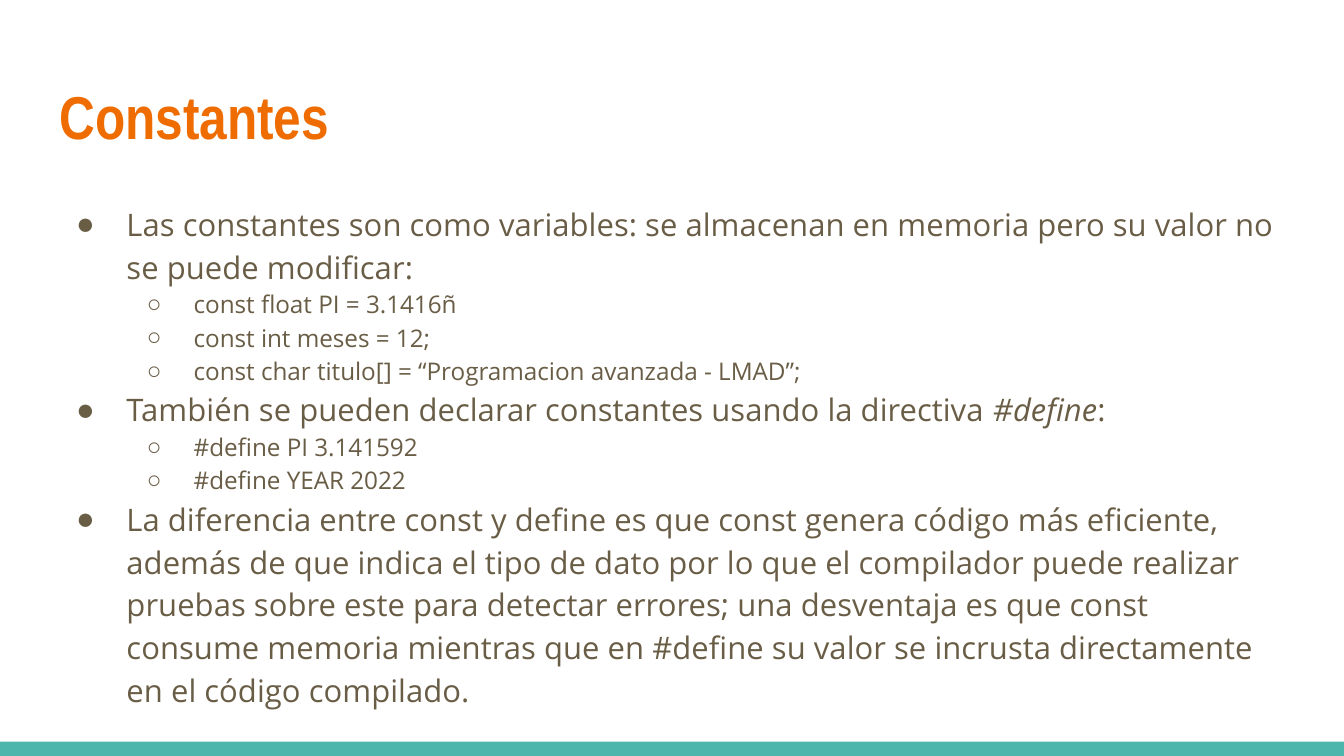
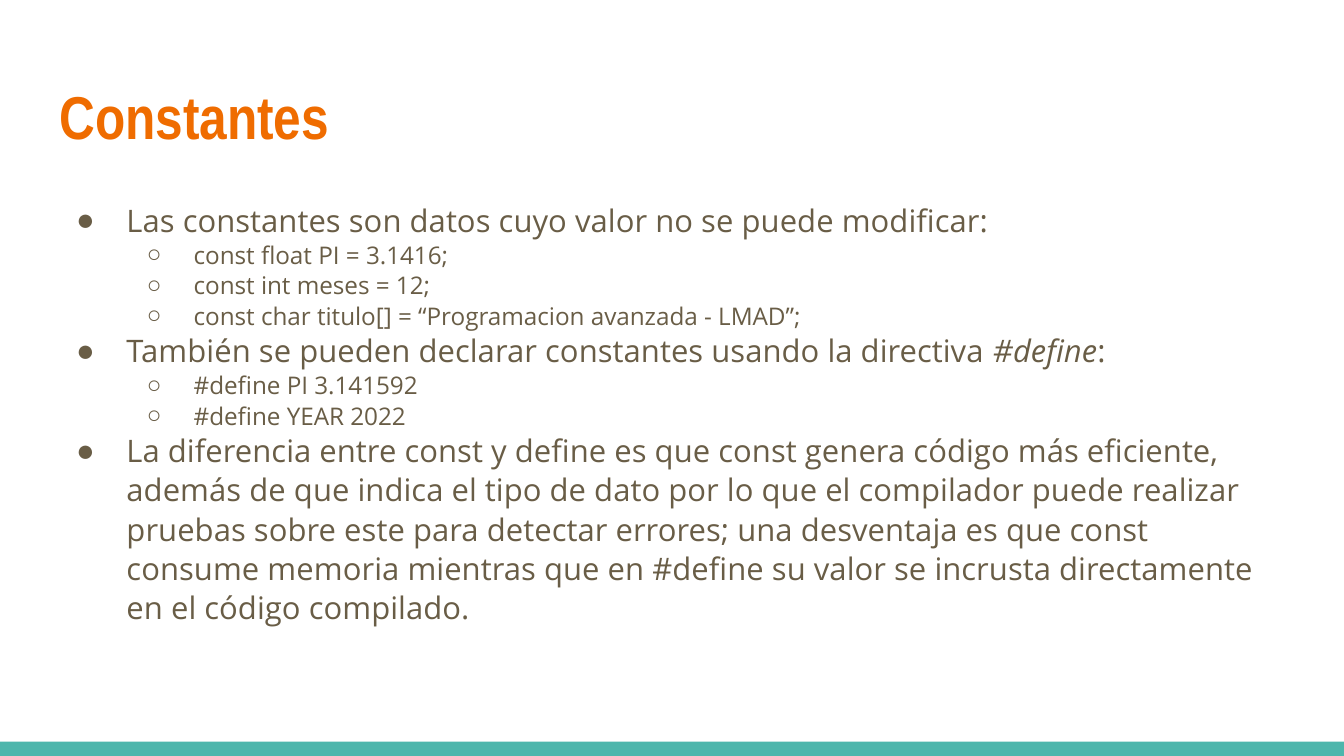
Before and after one commit to rayesro/BrunchyApp_POC, a slide deck: slide 13 of presentaciones/Programacion avanzada - 01 clase de repaso.pptx. Drawn at 1344x756 pixels with LibreOffice and Linux fonts; fonts in the diff are those of the drawing. Boxes give left, top, right and bottom in pixels: in the first picture for what was removed or moved away, otherwise in the second. Text is boxed around its words. In the diff, an @@ line names an element or a change of style, - is before the commit and + after.

```diff
--- a/presentaciones/Programacion avanzada - 01 clase de repaso.pptx
+++ b/presentaciones/Programacion avanzada - 01 clase de repaso.pptx
@@ text at bbox=[126, 208, 988, 267]: text changed @@
-● Las constantes son como variables: se almacenan en memoria pero su valor no se puede modificar:
-  ○ const float PI = 3.1416ñ
+● Las constantes son datos cuyo valor no se puede modificar:
+  ○ const float PI = 3.1416;
@@ text at bbox=[126, 276, 1252, 627]: line spacing 1.15 to 1.05 @@
```
Also in this commit, not shown: 4 other slides changed, 8 other files.
